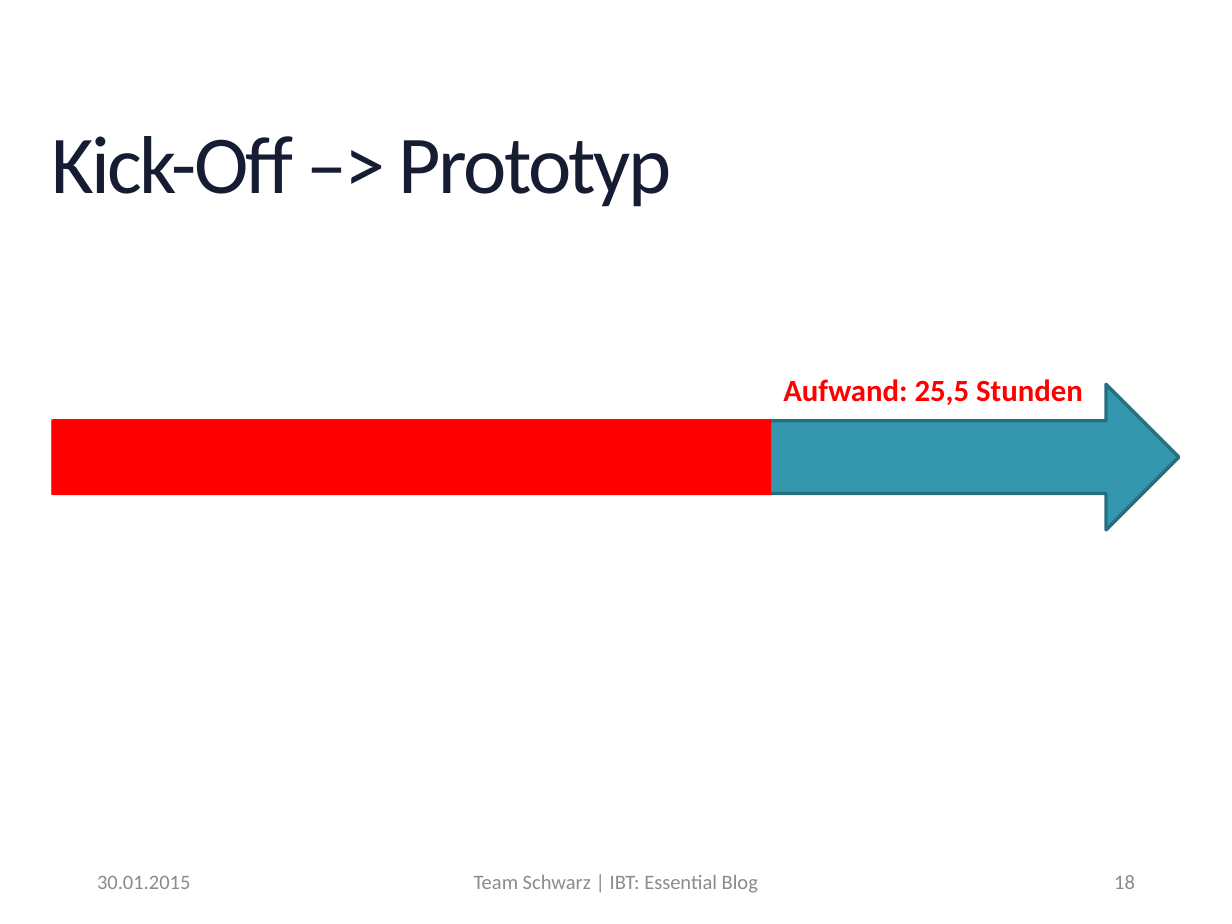
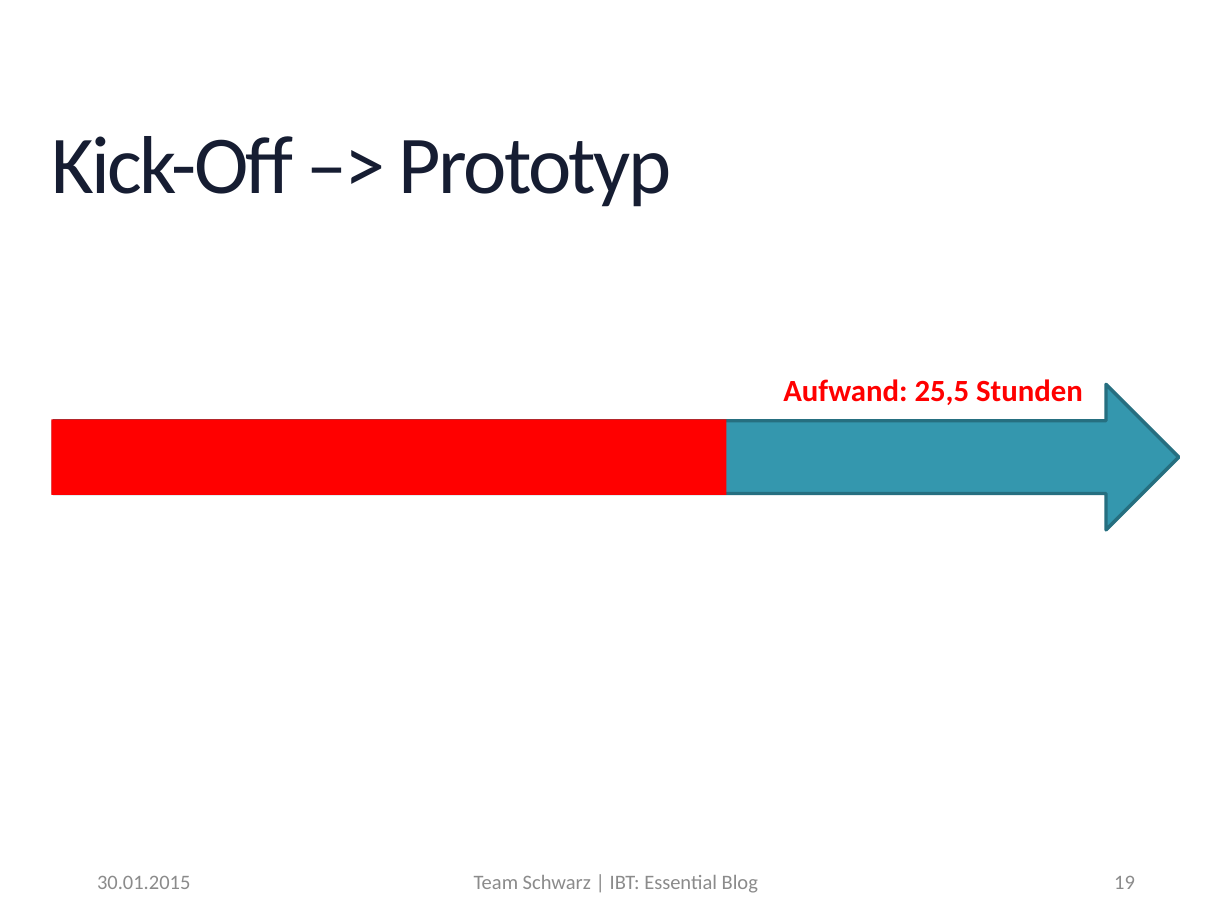
Before and after one commit to MrXXX92/EssentialBlog, a slide deck: slide 19 of Notizen/Präsentation_EssentialBlog.pptx (slide 18 before the commit). Drawn at 1232x924 pixels with LibreOffice and Linux fonts; fonts in the diff are those of the drawing; background and template pictures are left out. Boxes give left, top, right and bottom in pixels: in the first picture for what was removed or moved away, otherwise in the second. Text is boxed around its words. In the diff, an @@ line names an element or a change of style, - is before the commit and + after.

```diff
--- a/Notizen/Präsentation_EssentialBlog.pptx
+++ b/Notizen/Präsentation_EssentialBlog.pptx
@@ rectangle: place and size @@
-rectangle at (52,419,771,494)
+rectangle at (52,419,727,494)
@@ page number at (1114,876,1135,889): text changed @@
-18
+19
```
Also in this commit, not shown: 14 other slides changed.
